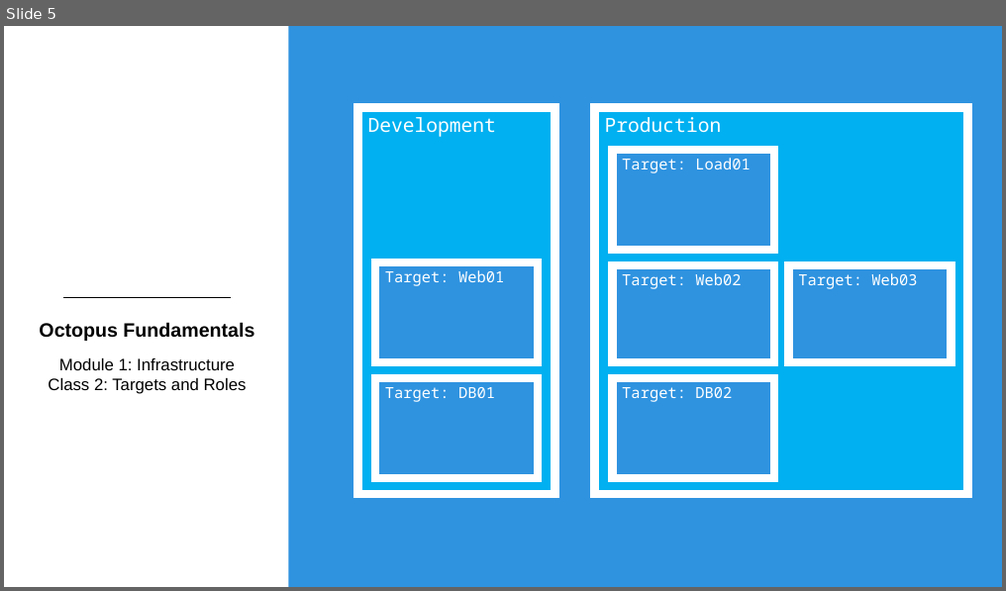
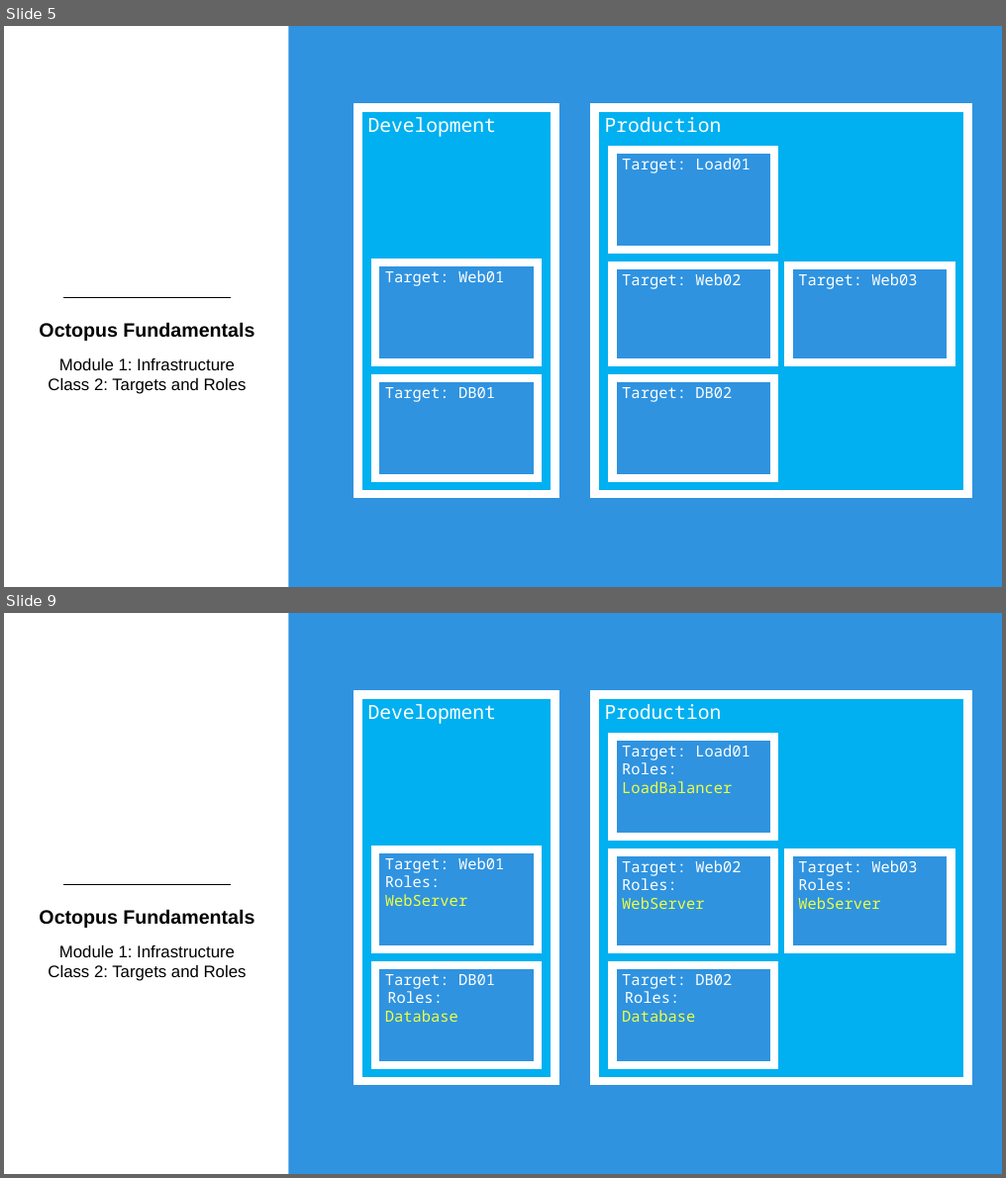
Before and after one commit to OctopusDeployCommunity/Octopus-Fundamentals-Course, a slide deck: OctopusDeployFundamentals/Module1-Infrastructure/Slides/Module1Class2-TargetsAndRoles.pptx. Shown one above the other, each under a label of ours: slide 5 before the commit, slides 5 and 9 after it; the slides between them are not shown. The pictures are 1006x591 and 1006x1178 pixels, drawn with LibreOffice and Linux fonts; fonts in the diff are those of the drawing; background and template pictures are left out. Boxes give left, top, right and bottom in pixels: in the first picture for what was removed or moved away, otherwise in the second. Text is boxed around its words. In the diff, an @@ line names an element or a change of style, - is before the commit and + after.

```diff
--- a/OctopusDeployFundamentals/Module1-Infrastructure/Slides/Module1Class2-TargetsAndRoles.pptx
+++ b/OctopusDeployFundamentals/Module1-Infrastructure/Slides/Module1Class2-TargetsAndRoles.pptx
@@ slide 9 added at [4,613,1002,1174], background #FFFFFF; not listed: 3 template elements that a slide beside it also shows @@
@@ rectangle added at [358,695,554,1081], fill #00B0F0, outline #FFFFFF 6 pt, 14 pt, text #FFFFFF @@
+Development
@@ rectangle added at [595,695,968,1081], fill #00B0F0, outline #FFFFFF 6 pt, 14 pt, text #FFFFFF @@
+Production
@@ rectangle added at [613,737,775,837], fill #2F93E0, outline #FFFFFF 6 pt, 11 pt, text #FFFFFF @@
+Target: Load01
+Roles:
+LoadBalancer
@@ rectangle added at [375,850,538,950], fill #2F93E0, outline #FFFFFF 6 pt, 11 pt, text #FFFFFF @@
+Target: Web01
+Roles:
+WebServer
@@ rectangle added at [613,853,775,951], fill #2F93E0, outline #FFFFFF 6 pt, 11 pt, text #FFFFFF @@
+Target: Web02
+Roles:
+WebServer
@@ rectangle added at [788,853,951,951], fill #2F93E0, outline #FFFFFF 6 pt, 11 pt, text #FFFFFF @@
+Target: Web03
+Roles:
+WebServer
@@ rectangle added at [375,965,538,1065], fill #2F93E0, outline #FFFFFF 6 pt, 11 pt, text #FFFFFF @@
+Target: DB01
+Roles:
+Database
@@ rectangle added at [613,965,775,1065], fill #2F93E0, outline #FFFFFF 6 pt, 11 pt, text #FFFFFF @@
+Target: DB02
+Roles:
+Database
```
Also in this commit, not shown: 9 slides changed.
